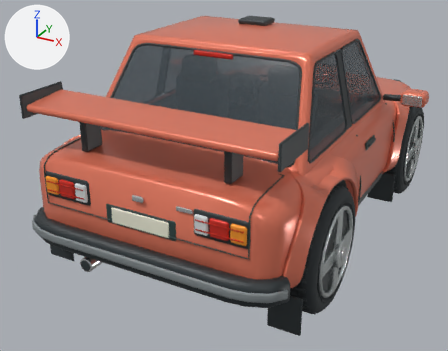
The FBX model unity/Assets/Resources/Cars/rally.fbx: old version first, new version second.
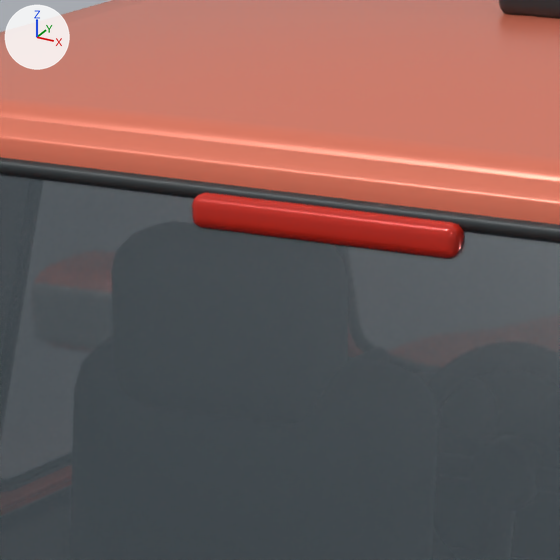
There are two pictures of each version: one whole from a camera (50 mm lens) standing at (2.047, -4.394, 2.466) and looking at (-0.208, -0.294, 0.416), one close up on the part from 37% to 55% of the width and 6% to 30% of the height. The lights are fixed; the arrows at upper left show +X, +Y and +Z. The last two pictures show the newer version. Where no turn or scale is listed for an object, it has been applied to the vertices. Vertices at exactly the same position are counted once.

Names of what the first close-up shows: 'Body'.
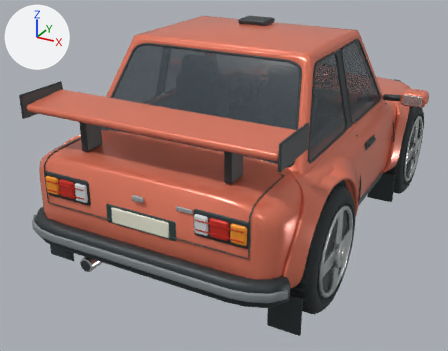
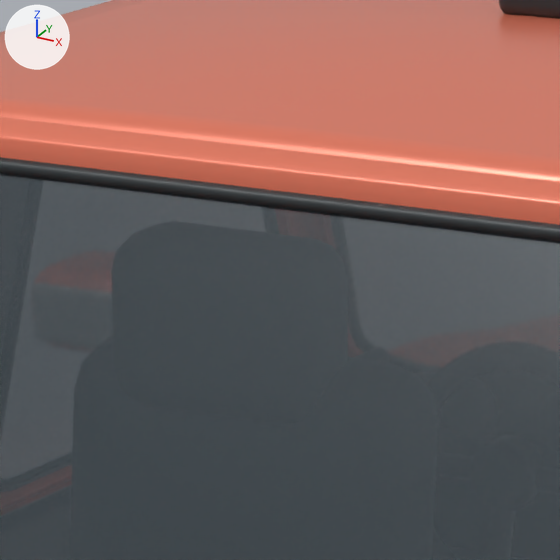
Where the newer file only moved an object's origin or applied its transform, the numbers keep the older frame.

Pixel boxes [x1, y1, x2, y2] of what changed, in the close-ups (560 x 560 px):
```json
{"part": 1, "of": "me_continuous_formed_body_shell", "change": "deleted", "before": [192, 192, 464, 258]}
```

Edits to the scene script, one JSON object a line:
```json
{"block": "me_continuous_formed_body_shell", "where": "# used by ob_body; location = (0.0, 0.0, 0.0)"}
{"op": "remove", "block": "me_continuous_formed_body_shell", "code": "me_continuous_formed_body_shell.from_pydata(...)  # 25336 vertices, 24208 faces; spans x -1.18..1.18, y -1.82..1.89, z 0.09..1.68"}
{"op": "add", "block": "me_continuous_formed_body_shell", "code": "me_continuous_formed_body_shell.from_pydata(...)  # 25240 vertices, 24110 faces; spans x -1.18..1.18, y -1.82..1.89, z 0.09..1.68"}
{"block": "me_continuous_formed_body_shell", "change": "me_continuous_formed_body_shell part 1: the loose piece of 96 vertices spanning x -0.15..0.15, y -0.83..-0.8, z 1.52..1.56 is deleted"}
```
